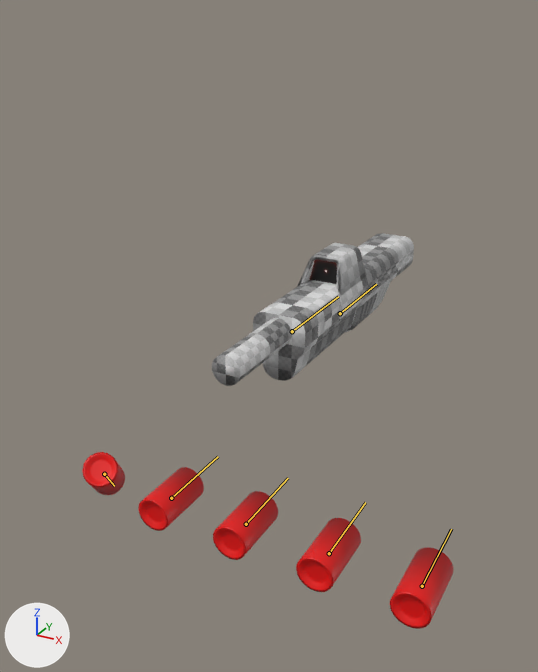
Renders of the Blender file data/weapons/shotgun/shotgun.blend from each side of a commit.
Rendered twice from a 50 mm lens placed at (0.544, -1.074, 0.519), pointed at (0.0, -0.084, 0.024). Arrows for +X, +Y and +Z are at lower left; the lights stay in place. The bones that bend it are drawn over the model as lines.
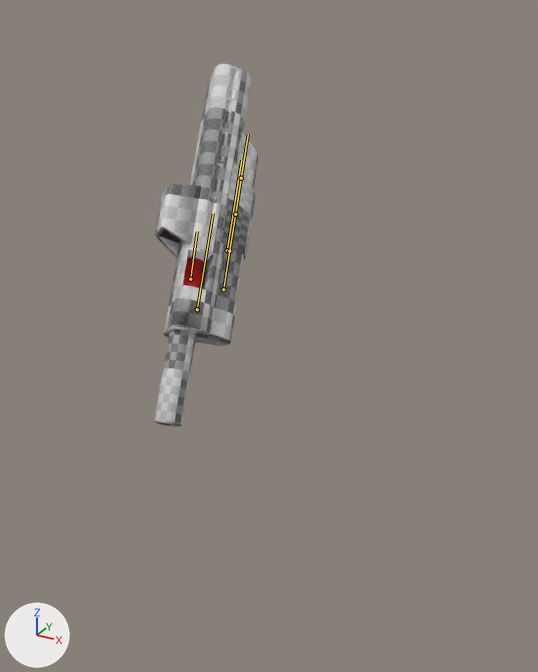
The newer file adds an action. The first version stands in its rest pose; the second is drawn at frame 227 of the action 'ArmatureAction.001'.

What differs and where, as boxes (x1, y1, x2, y2) in the pictures (538 x 672 px):
'Cube', posed (48% narrower, 136% taller): before (212, 233, 414, 386); after (154, 64, 258, 427)
'Cube.001', posed: before (82, 452, 453, 629); after (183, 258, 204, 288)
bone 'root', root to tip: before (292, 331) to (338, 296); after (197, 309) to (213, 213)
bone 'rack', root to tip: before (340, 313) to (376, 284); after (227, 250) to (241, 160)
bone 'shell-2', root to tip: before (171, 498) to (218, 456); after (229, 251) to (237, 205)
bone 'shell-3', root to tip: before (246, 524) to (288, 478); after (235, 214) to (242, 169)
bone 'shell-4', root to tip: before (329, 553) to (365, 502); after (241, 178) to (248, 134)
bone 'shell-5', root to tip: before (422, 586) to (451, 529); after (223, 289) to (231, 241)
bone 'shell-1', root to tip: before (104, 474) to (114, 486); after (190, 279) to (197, 231)

Edits to the bpy script that builds the scene:
```text
Change bone_root:
    where bone_root = bpy.data.objects['Armature'].pose.bones['root']
    bone_root.location: (0.0, 0.0, 0.0) -> (-0.202, 0.003, 0.001)
    bone_root.rotation_quaternion: (1.0, 0.0, 0.0, 0.0) -> (0.812, 0.427, -0.403, -0.088)  # degrees (0, 0, 0) -> degrees (67, -35, -36)
Change bone_rack:
    where bone_rack = bpy.data.objects['Armature'].pose.bones['rack']  # child of 'root'
    bone_rack.location: (0.0, 0.0, 0.0) -> (0.0, -0.078, 0.0)
Change bone_shell_2:
    where bone_shell_2 = bpy.data.objects['Armature'].pose.bones['shell-2']  # child of 'root'
    bone_shell_2.location: (0.0, 0.0, 0.0) -> (-0.1, 0.632, -0.045)
Change bone_shell_3:
    where bone_shell_3 = bpy.data.objects['Armature'].pose.bones['shell-3']  # child of 'root'
    bone_shell_3.location: (0.0, 0.0, 0.0) -> (-0.2, 0.712, -0.045)
Change bone_shell_4:
    where bone_shell_4 = bpy.data.objects['Armature'].pose.bones['shell-4']  # child of 'root'
    bone_shell_4.location: (0.0, 0.0, 0.0) -> (-0.3, 0.792, -0.045)
Change bone_shell_5:
    where bone_shell_5 = bpy.data.objects['Armature'].pose.bones['shell-5']  # child of 'root'
    bone_shell_5.location: (0.0, 0.0, 0.0) -> (-0.4, 0.552, -0.045)
Change bone_shell_1:
    where bone_shell_1 = bpy.data.objects['Armature'].pose.bones['shell-1']
    bone_shell_1.location: (0.0, 0.0, 0.0) -> (-0.228, 0.525, 0.051)
    bone_shell_1.rotation_quaternion: (1.0, 0.0, 0.0, 0.0) -> (0.812, 0.427, -0.394, -0.057)  # degrees (0, 0, 0) -> degrees (66, -36, -32)
```
